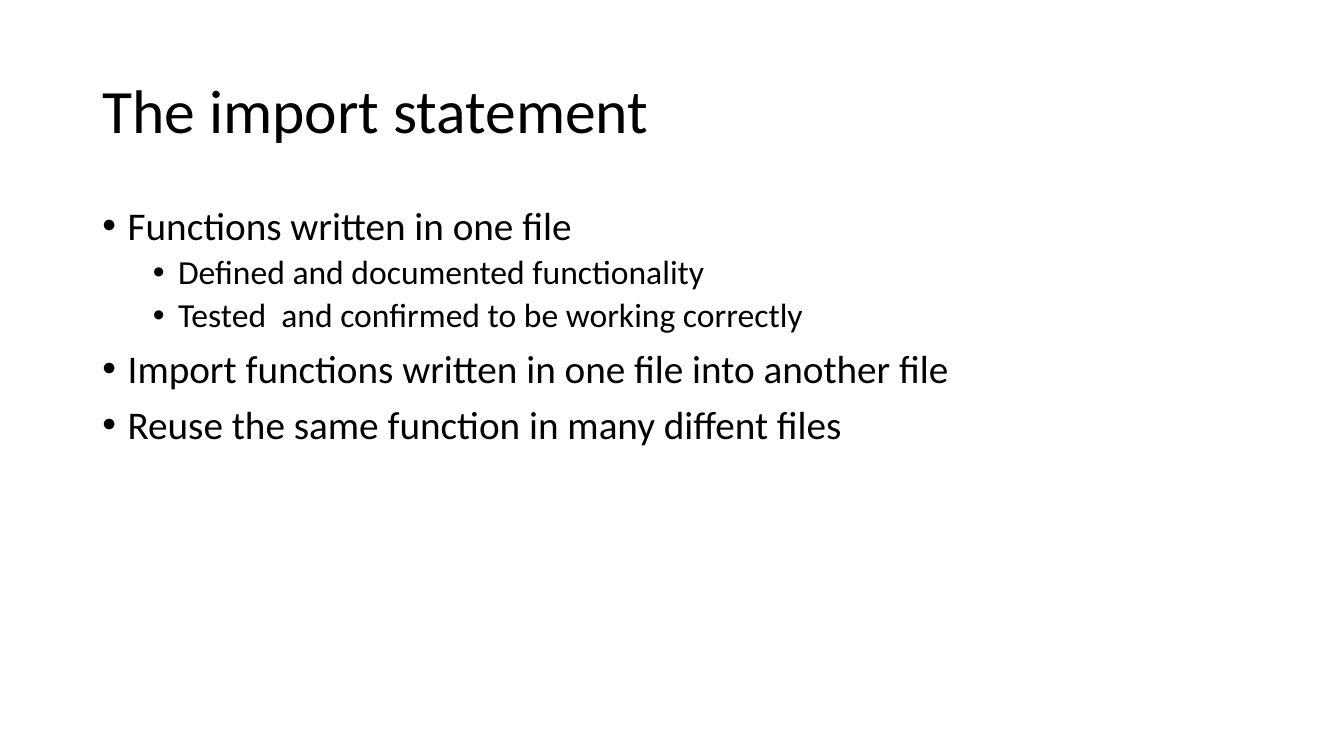
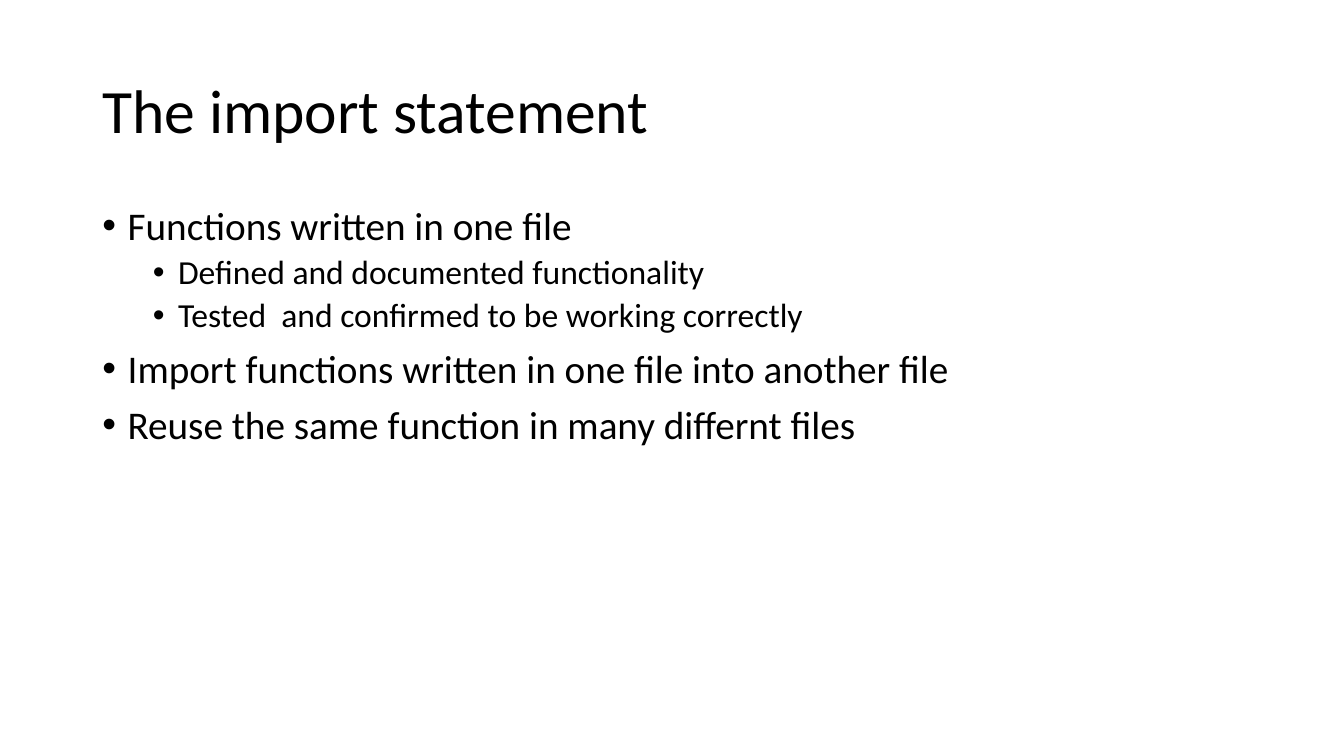
Before and after one commit to greenspangle/LIN7077_Humanities, a slide deck: slide 25 of w2_functions/lesson/w2_functions.pptx. Drawn at 1344x756 pixels with LibreOffice and Linux fonts; fonts in the diff are those of the drawing. Boxes give left, top, right and bottom in pixels: in the first picture for what was removed or moved away, otherwise in the second. Text is boxed around its words. In the diff, an @@ line names an element or a change of style, - is before the commit and + after.

```diff
--- a/w2_functions/lesson/w2_functions.pptx
+++ b/w2_functions/lesson/w2_functions.pptx
@@ text at (128, 411, 855, 446): text changed @@
-• Reuse the same function in many diffent files
+• Reuse the same function in many differnt files
```
Also in this commit, not shown: 5 other slides changed, 16 other files.
